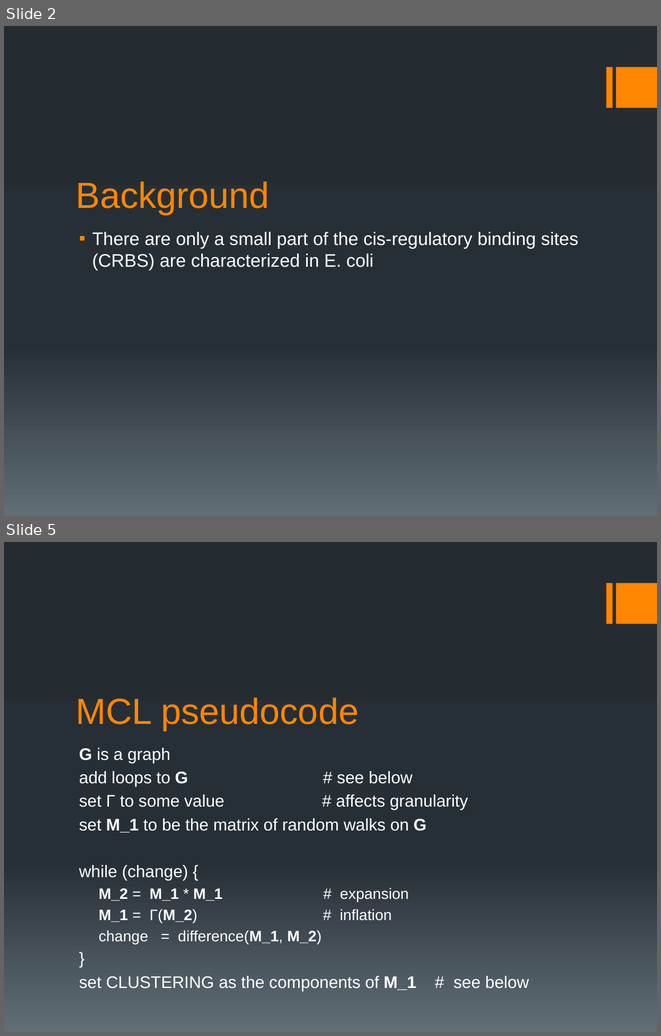
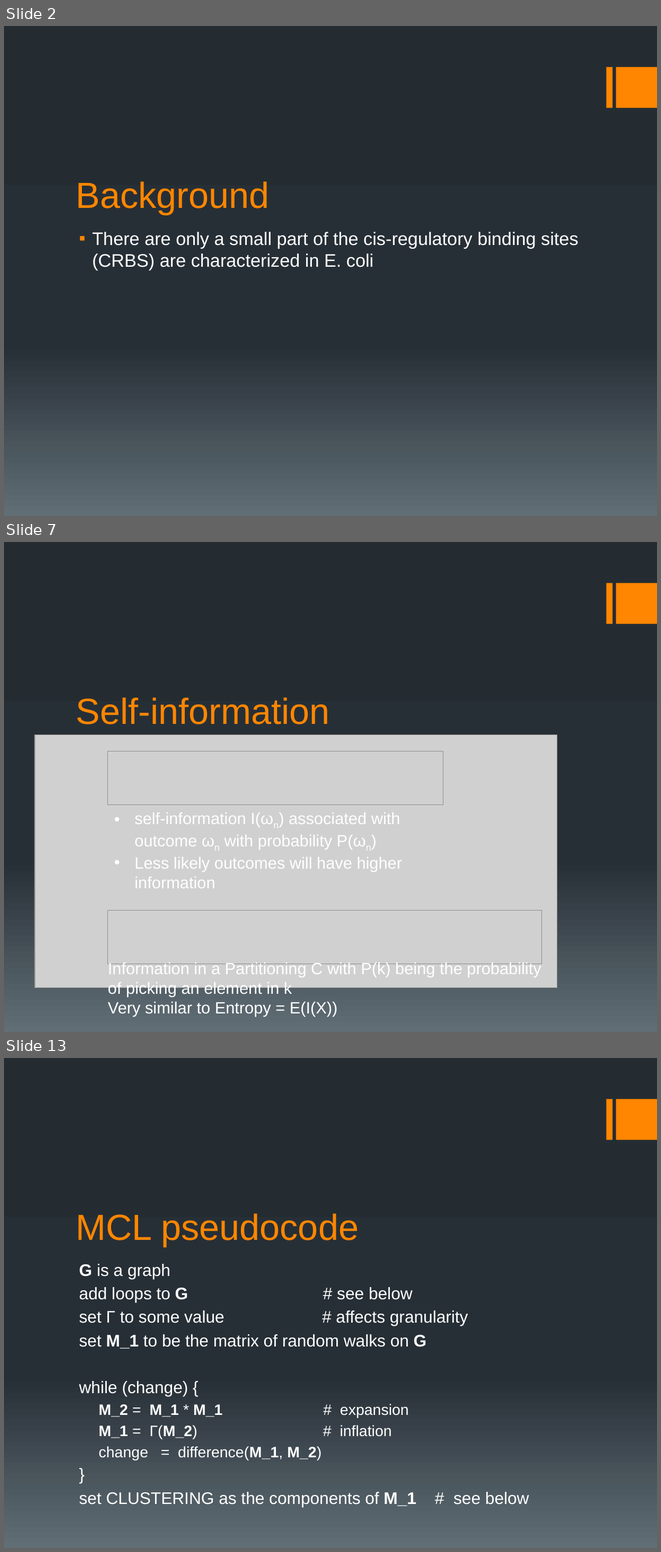
Before and after one commit to ship561/final-project, a slide deck: bioinformatics presentation.pptx. Shown one above the other, each under a label of ours: slides 2 and 5 before the commit, slides 2, 7 and 13 after it; the slides between them are not shown. The pictures are 661x1036 and 661x1552 pixels, drawn with LibreOffice and Linux fonts; fonts in the diff are those of the drawing; grey boxes stand for pictures. Boxes give left, top, right and bottom in pixels: in the first picture for what was removed or moved away, otherwise in the second. Text is boxed around its words. In the diff, an @@ line names an element or a change of style, - is before the commit and + after.

```diff
--- a/bioinformatics presentation.pptx
+++ b/bioinformatics presentation.pptx
@@ slide 7 added at (4, 542, 657, 1032), background gradient #242C33 to #273037 to #636D76; not listed: 2 template elements that a slide beside it also shows @@
@@ title added at (76, 697, 330, 724), 40 pt, text #FF8600 @@
+Self-information
@@ picture added at (35, 734, 557, 987) @@
@@ picture added at (108, 751, 443, 804) @@
@@ text added at (134, 812, 403, 888), 18 pt, text #FFFFFF @@
+• self-information I(ωn) associated with outcome ωn with probability P(ωn)
+• Less likely outcomes will have higher information
@@ picture added at (108, 910, 542, 964) @@
@@ text added at (108, 962, 541, 1016), 18 pt, text #FFFFFF @@
+Information in a Partitioning C with P(k) being the probability of picking an element in k
+Very similar to Entropy = E(I(X))
@@ what was slide 5 is now slide 13 @@
```
Also in this commit, not shown: 4 slides changed, 11 other slides added, 2 slides removed, 1 other file.
